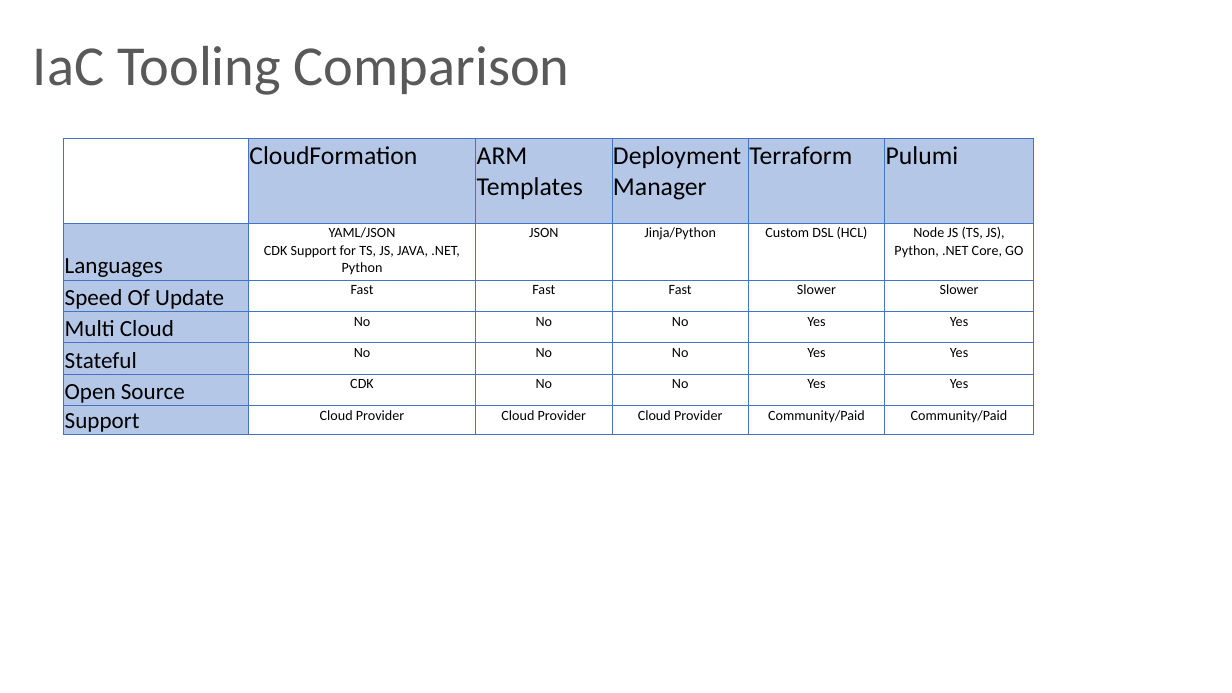
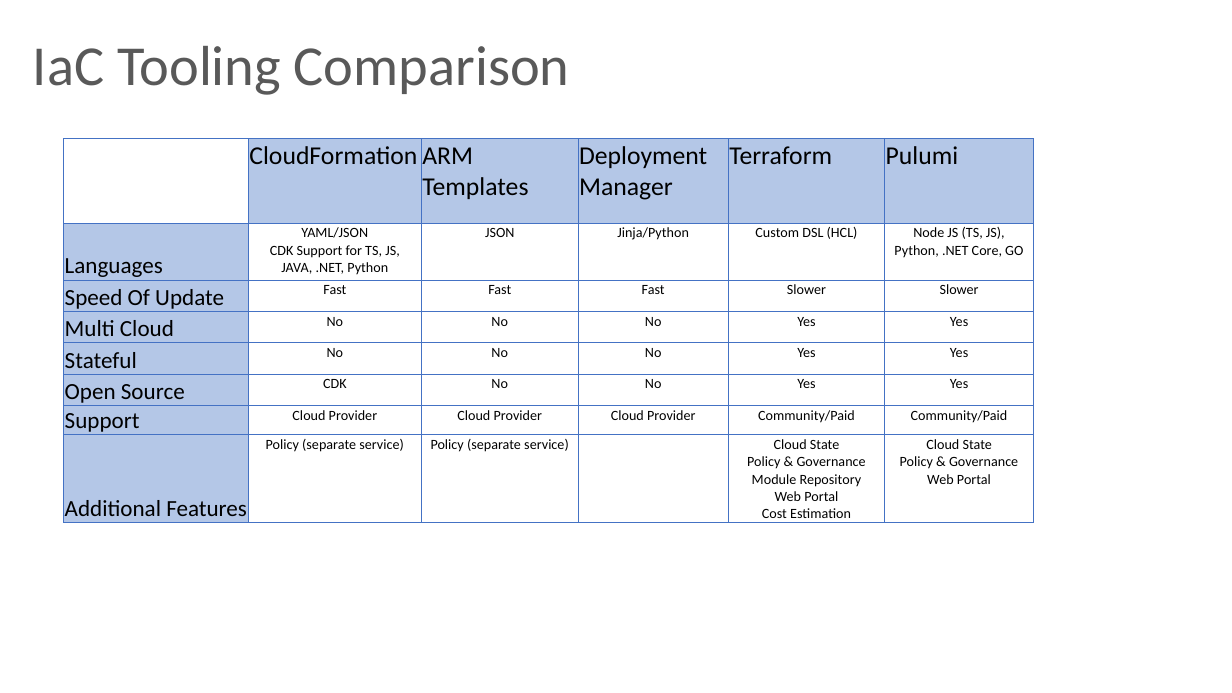
Before and after one commit to anantakjena/events, a slide deck: slide 11 of London Microsoft Devops 17_09_20/Introduction to IaC.pptx (slide 10 before the commit). Drawn at 1232x693 pixels with LibreOffice and Linux fonts; fonts in the diff are those of the drawing. Boxes give left, top, right and bottom in pixels: in the first picture for what was removed or moved away, otherwise in the second. Text is boxed around its words. In the diff, an @@ line names an element or a change of style, - is before the commit and + after.

```diff
--- a/London Microsoft Devops 17_09_20/Introduction to IaC.pptx
+++ b/London Microsoft Devops 17_09_20/Introduction to IaC.pptx
@@ table at <box>64,139,1034,527</box> @@
+row 8: Additional Features | Policy (separate service) | Policy (separate service) |  | Cloud State / Policy & Governance / Module Repository / Web Portal / Cost Estimation | Cloud State / Policy & Governance / Web Portal
```
Also in this commit, not shown: 2 other slides changed, 3 slides added.
